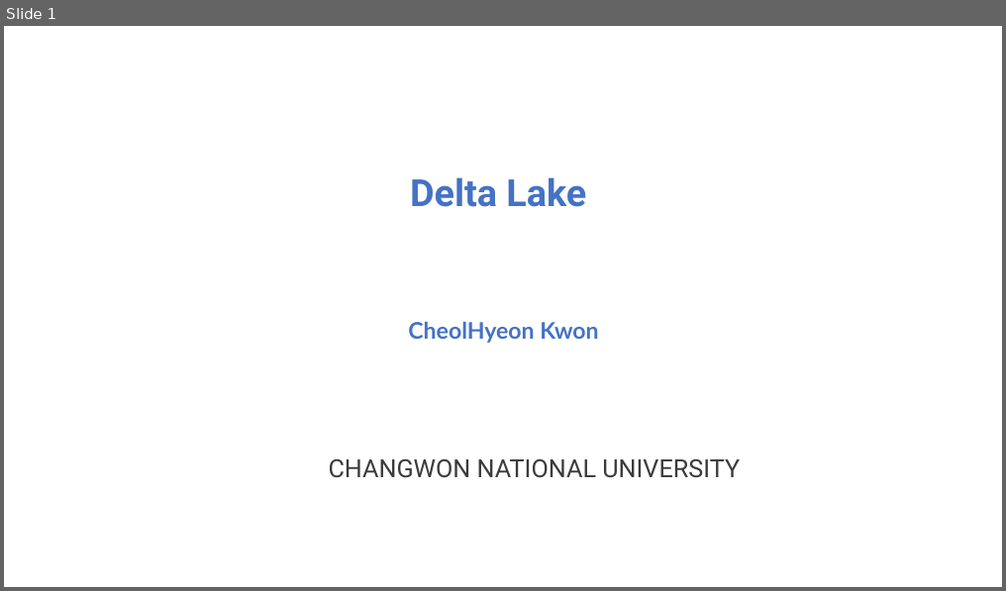
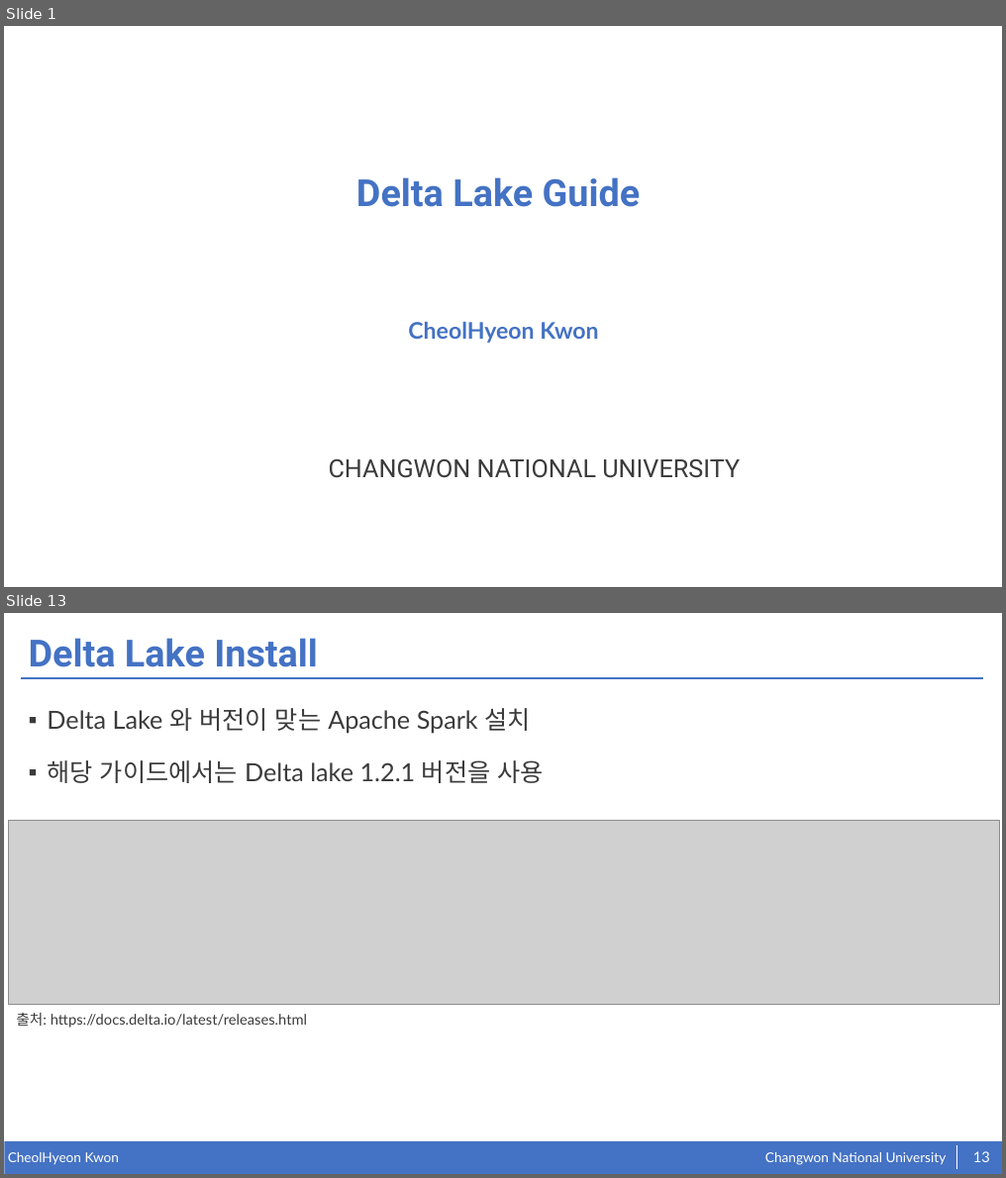
Before and after one commit to kkcchh9999/Studied_in_NOSLab, a slide deck: presentation/2022.07.06.pptx. Shown one above the other, each under a label of ours: slide 1 before the commit, slides 1 and 13 after it; the slides between them are not shown. The pictures are 1006x591 and 1006x1178 pixels, drawn with LibreOffice and Linux fonts; fonts in the diff are those of the drawing; grey boxes stand for pictures. Boxes give left, top, right and bottom in pixels: in the first picture for what was removed or moved away, otherwise in the second. Text is boxed around its words. In the diff, an @@ line names an element or a change of style, - is before the commit and + after.

```diff
--- a/presentation/2022.07.06.pptx
+++ b/presentation/2022.07.06.pptx
@@ slide 13 added at bbox=[4, 613, 1002, 1174], background #FFFFFF @@
@@ title added at bbox=[29, 638, 318, 667], 36 pt, text #4472C4, bold @@
+Delta Lake Install
@@ line added from (21, 678) to (983, 678), #4472C4 2 pt @@
@@ text added at bbox=[47, 708, 543, 783], 24 pt, text #3B3B3B @@
+▪ Delta Lake 와 버전이 맞는 Apache Spark 설치
+▪ 해당 가이드에서는 Delta lake 1.2.1 버전을 사용
@@ picture added at bbox=[9, 820, 1000, 1004] @@
@@ text added at bbox=[16, 1013, 307, 1028], 14 pt, text #3B3B3B @@
+출처: https://docs.delta.io/latest/releases.html
@@ rectangle added at bbox=[4, 1142, 1002, 1174], fill #4472C4 @@
@@ line added from (957, 1146) to (957, 1170), #FFFFFF 0.5 pt @@
@@ text added at bbox=[8, 1153, 119, 1165], 13 pt, text #FFFFFF @@
+CheolHyeon Kwon
@@ text added at bbox=[765, 1153, 946, 1165], 13 pt, text #FFFFFF @@
+Changwon National University
@@ page number added at bbox=[973, 1152, 990, 1162], 14 pt, text #FFFFFF @@
+13
@@ slide 1 changed as well @@
@@ text at bbox=[356, 177, 641, 207]: text changed @@
-Delta Lake
+Delta Lake Guide
```
Also in this commit, not shown: 1 other slide changed, 18 other slides added, 2 slides removed, 3 other files.
